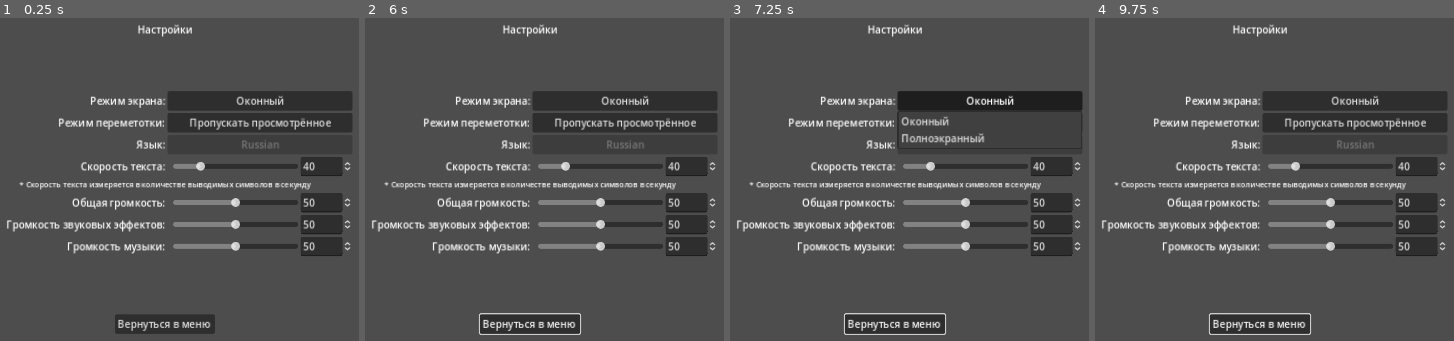
Above: before the commit, frames 1-4 (left to right).
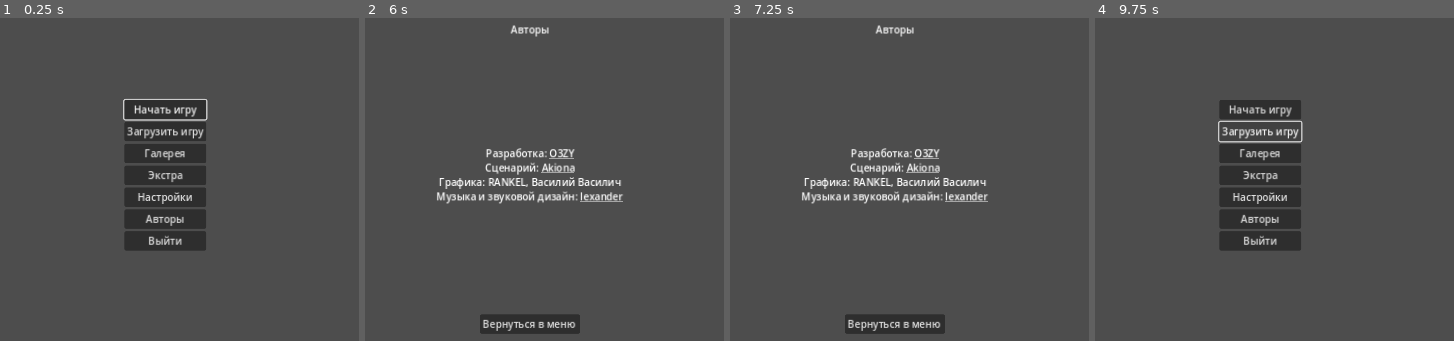
Above: after the commit, the same moments.

Repository: Penquins-Software/nibras-theater
Game: Godot game, scene res://scenes/menu.tscn
Two runs of this game, one before a commit and one after it. Both use one fixed random seed, a clock stepped at 60 frames per second and the inputs below. This scene is started directly instead of the project's main scene.
Inputs (mouse positions are in pixels of both pictures, inside the frame that each line leads up to):
- Up to frame 1 (0.25 s): no input
- Up to frame 2 (6 s): click (530, 324) at 0.5 s, where only the run before the commit has a clickable "Вернуться в меню"; click (530, 195) at 1.25 s, where only the run after the commit has a clickable "Настройки"; click "Оконный" at 2 s; click "Пропускать просмотрённое" at 2.75 s; click "Оконный" at 3.5 s; click "Пропускать просмотрённое" at 4.25 s; click "Вернуться в меню" at 5 s; click (530, 218) at 5.75 s, where only the run after the commit has a clickable "Авторы"
- Up to frame 3 (7.25 s): click (988, 101) at 6.5 s, where only the run before the commit has a clickable "Оконный"
- Up to frame 4 (9.75 s): click "Вернуться в меню" at 7.25 s; click (1260, 108) at 8 s, where only the run after the commit has a clickable "Начать игру"; click (1260, 108) at 8.75 s, where only the run after the commit has a clickable "Начать игру"; click (1260, 131) at 9.5 s, where only the run after the commit has a clickable "Загрузить игру"

The runs differ from the first frame. In frame 1, 21% of the frame differs, in the area x 1-99%, y 2-98%; in frame 2, 17%; in frame 3, 15%; in frame 4, 21%.

Commit message:
update menu.tscn

Diff:
--- a/scenes/menu.tscn
+++ b/scenes/menu.tscn
@@ -1,28 +1,35 @@
-[gd_scene load_steps=7 format=3 uid="uid://1ldra2lpi55u"]
-
+[gd_scene load_steps=10 format=3 uid="uid://1ldra2lpi55u"]
+
+[ext_resource type="Script" path="res://source/main_menu/menu.gd" id="1_74llx"]
 [ext_resource type="Script" path="res://source/settings/setting_screen_mode.gd" id="1_iivln"]
+[ext_resource type="Script" path="res://source/main_menu/menu_element.gd" id="2_h3ser"]
 [ext_resource type="Script" path="res://source/settings/setting_language.gd" id="2_rtb7u"]
 [ext_resource type="Script" path="res://source/settings/setting_rewind_mode.gd" id="2_sglnt"]
+[ext_resource type="Script" path="res://source/main_menu/main_menu_button.gd" id="3_sfhbu"]
 [ext_resource type="Script" path="res://source/settings/setting_text_speed.gd" id="4_8iigk"]
 [ext_resource type="Script" path="res://source/settings/setting_audio_bus.gd" id="5_lpc32"]
 [ext_resource type="Script" path="res://source/settings/settings_return_to_menu.gd.gd" id="5_u0r0y"]
 
-[node name="Menu" type="Control"]
+[node name="Menu" type="Control" node_paths=PackedStringArray("main", "exit_button")]
 layout_mode = 3
 anchors_preset = 15
 anchor_right = 1.0
 anchor_bottom = 1.0
 grow_horizontal = 2
 grow_vertical = 2
-
-[node name="Главный экран" type="Control" parent="."]
-visible = false
+script = ExtResource("1_74llx")
+main = NodePath("Главный экран")
+exit_button = NodePath("Главный экран/VBoxContainer/Выйти")
+
+[node name="Главный экран" type="Control" parent="." node_paths=PackedStringArray("focus_element")]
 layout_mode = 1
 anchors_preset = 15
 anchor_right = 1.0
 anchor_bottom = 1.0
 grow_horizontal = 2
 grow_vertical = 2
+script = ExtResource("2_h3ser")
+focus_element = NodePath("VBoxContainer/Начать игру")
 
 [node name="VBoxContainer" type="VBoxContainer" parent="Главный экран"]
 layout_mode = 1
@@ -54,26 +61,34 @@
 layout_mode = 2
 text = "Экстра"
 
-[node name="Настройки" type="Button" parent="Главный экран/VBoxContainer"]
+[node name="Настройки" type="Button" parent="Главный экран/VBoxContainer" node_paths=PackedStringArray("menu_element_to_show")]
 layout_mode = 2
 text = "Настройки
 "
-
-[node name="Авторы" type="Button" parent="Главный экран/VBoxContainer"]
+script = ExtResource("3_sfhbu")
+menu_element_to_show = NodePath("../../../Настройки")
+
+[node name="Авторы" type="Button" parent="Главный экран/VBoxContainer" node_paths=PackedStringArray("menu_element_to_show")]
 layout_mode = 2
 text = "Авторы"
+script = ExtResource("3_sfhbu")
+menu_element_to_show = NodePath("../../../Авторы")
 
 [node name="Выйти" type="Button" parent="Главный экран/VBoxContainer"]
 layout_mode = 2
 text = "Выйти"
 
-[node name="Настройки" type="Control" parent="."]
+[node name="Настройки" type="Control" parent="." node_paths=PackedStringArray("return_button", "focus_element")]
+visible = false
 layout_mode = 1
 anchors_preset = 15
 anchor_right = 1.0
 anchor_bottom = 1.0
 grow_horizontal = 2
 grow_vertical = 2
+script = ExtResource("2_h3ser")
+return_button = NodePath("Вернуться")
+focus_element = NodePath("VBoxContainer/Режим экрана/MenuButton")
 
 [node name="Заголовок" type="Label" parent="Настройки"]
 layout_mode = 1
@@ -295,7 +310,7 @@
 text = "Вернуться в меню "
 script = ExtResource("5_u0r0y")
 
-[node name="Авторы" type="Control" parent="."]
+[node name="Авторы" type="Control" parent="." node_paths=PackedStringArray("return_button", "focus_element")]
 visible = false
 layout_mode = 1
 anchors_preset = 15
@@ -303,6 +318,9 @@
 anchor_bottom = 1.0
 grow_horizontal = 2
 grow_vertical = 2
+script = ExtResource("2_h3ser")
+return_button = NodePath("Вернуться")
+focus_element = NodePath("VBoxContainer/RichTextLabel")
 
 [node name="Заголовок" type="Label" parent="Авторы"]
 layout_mode = 1
@@ -360,3 +378,9 @@
 grow_vertical = 2
 size_flags_horizontal = 4
 text = "Вернуться в меню "
+
+[connection signal="return_was_pressed" from="Главный экран" to="." method="_show_main_menu"]
+[connection signal="menu_element_was_selected" from="Главный экран/VBoxContainer/Настройки" to="." method="_show_menu_element"]
+[connection signal="menu_element_was_selected" from="Главный экран/VBoxContainer/Авторы" to="." method="_show_menu_element"]
+[connection signal="return_was_pressed" from="Настройки" to="." method="_show_main_menu"]
+[connection signal="return_was_pressed" from="Авторы" to="." method="_show_main_menu"]
